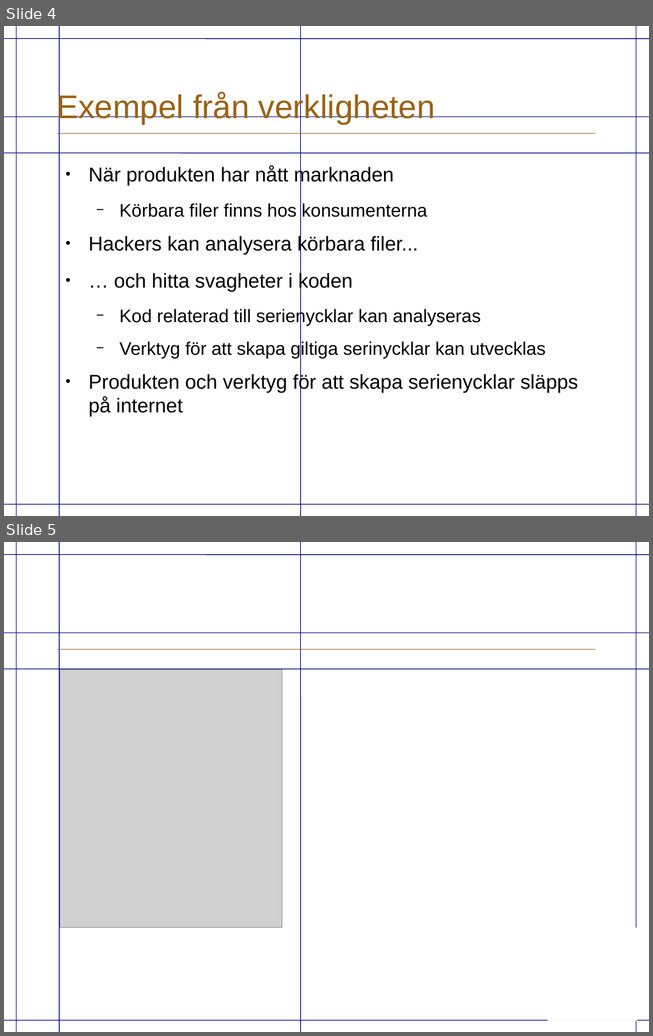
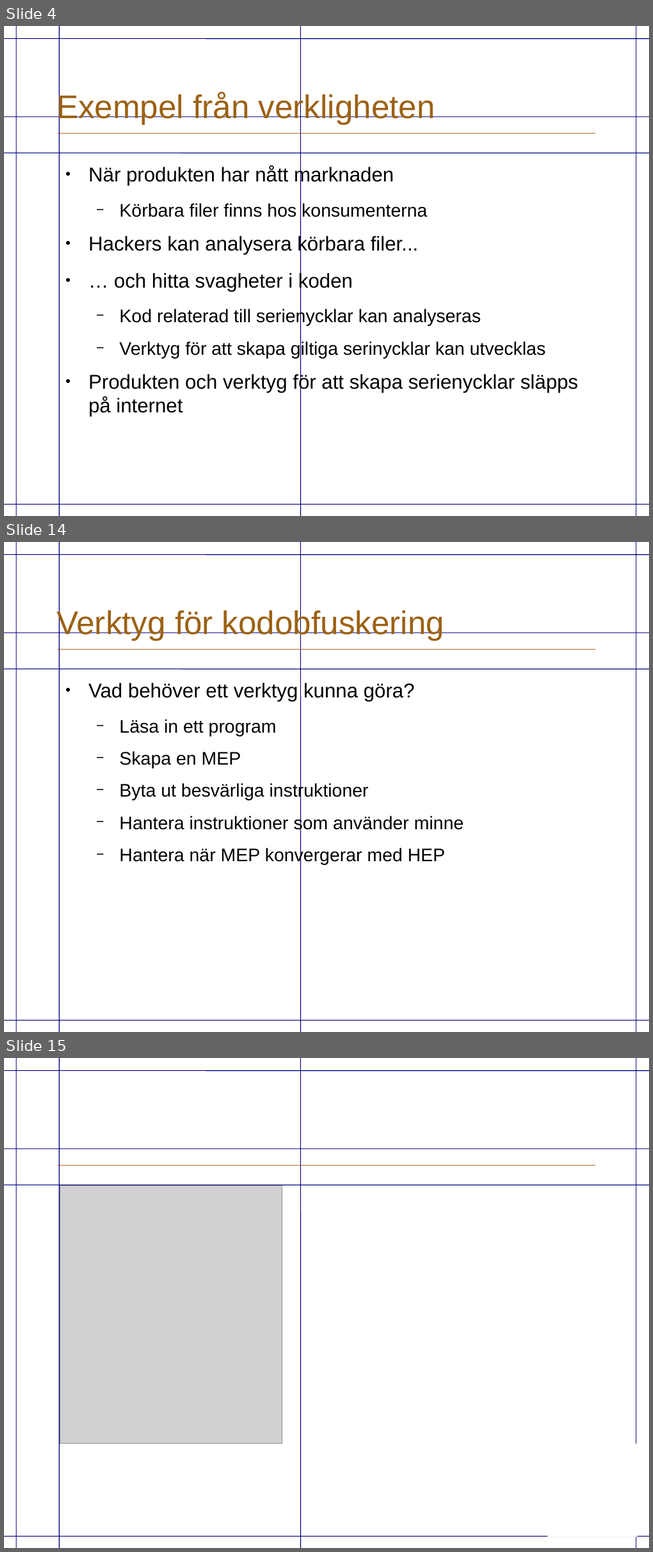
Before and after one commit to eriknylander/exjobb, a slide deck: Presentation/ExjobbPresentation.odp. Shown one above the other, each under a label of ours: slides 4 and 5 before the commit, slides 4, 14 and 15 after it; the slides between them are not shown. The pictures are 653x1036 and 653x1552 pixels, drawn with LibreOffice and Linux fonts; fonts in the diff are those of the drawing; grey boxes stand for pictures; background and template pictures are left out. Boxes give left, top, right and bottom in pixels: in the first picture for what was removed or moved away, otherwise in the second. Text is boxed around its words. In the diff, an @@ line names an element or a change of style, - is before the commit and + after.

```diff
--- a/Presentation/ExjobbPresentation.odp
+++ b/Presentation/ExjobbPresentation.odp
@@ slide 14 added at (4,542,649,1032), background #FFFFFF; not listed: 9 template elements that a slide beside it also shows @@
@@ title added at (56,608,444,641), 36 pt, text #9C6114 @@
+Verktyg för kodobfuskering
@@ text added at (88,683,464,865), 20 pt, text #000000 @@
+● Vad behöver ett verktyg kunna göra?
+  − Läsa in ett program
+  − Skapa en MEP
+  − Byta ut besvärliga instruktioner
+  − Hantera instruktioner som använder minne
+  − Hantera när MEP konvergerar med HEP
@@ what was slide 5 is now slide 15 @@
```
Also in this commit, not shown: 2 slides changed, 9 other slides added, 3 other files.
